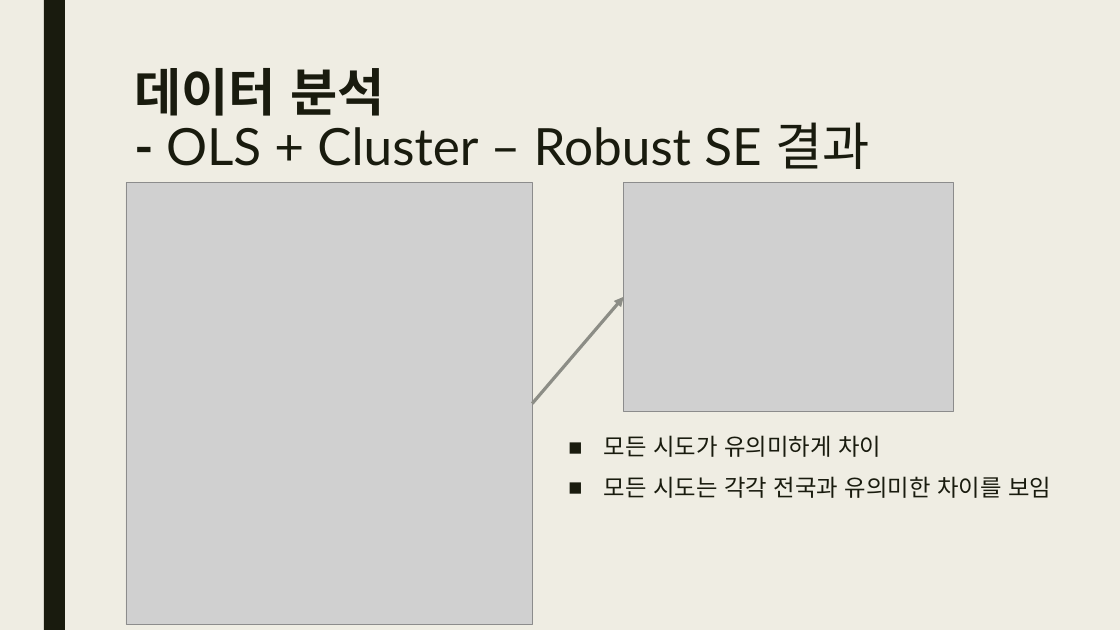
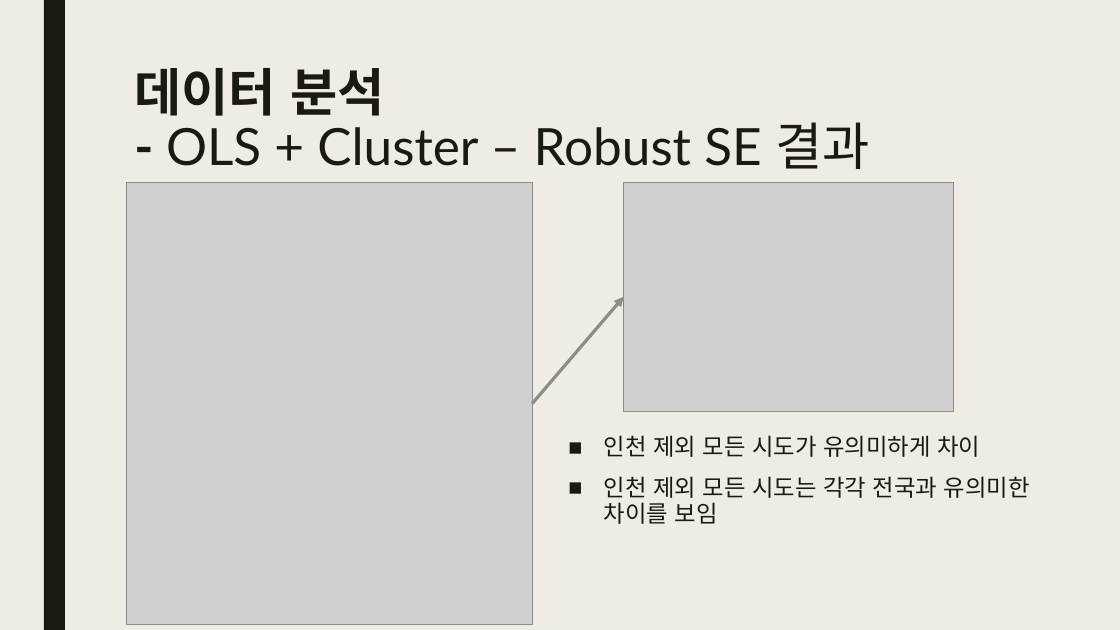
Before and after one commit to 25-SDA-team8/25-SDA-team8, a slide deck: slide 64 of docs/SDA_8조_발표자료.pptx. Drawn at 1120x630 pixels with LibreOffice and Linux fonts; fonts in the diff are those of the drawing; grey boxes stand for pictures. Boxes give left, top, right and bottom in pixels: in the first picture for what was removed or moved away, otherwise in the second. Text is boxed around its words. In the diff, an @@ line names an element or a change of style, - is before the commit and + after.

Commit message:
발표자료 변경

```diff
--- a/docs/SDA_8조_발표자료.pptx
+++ b/docs/SDA_8조_발표자료.pptx
@@ text at bbox=[604, 435, 1030, 524]: text changed @@
-■ 모든 시도가 유의미하게 차이
-■ 모든 시도는 각각 전국과 유의미한 차이를 보임
+■ 인천 제외 모든 시도가 유의미하게 차이
+■ 인천 제외 모든 시도는 각각 전국과 유의미한 차이를 보임
```
